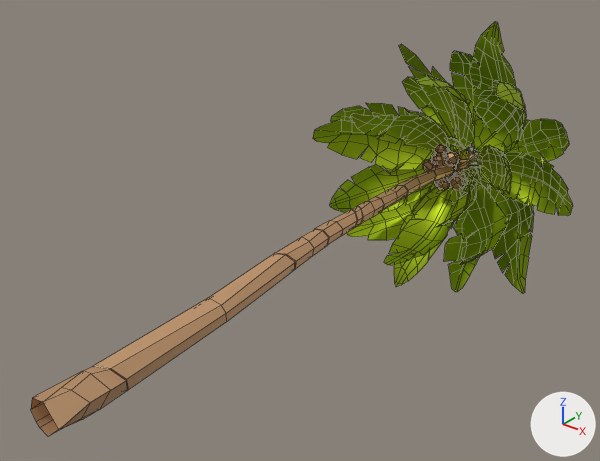
Two versions of the FBX model Assets/Resources/Models/PRIM/VEGETATION/coconut_tree_hard.fbx, one commit apart.
Before and after are seen from a 50 mm camera at (4.67, -2.84, 3.79) aimed at (-0.21, 3.26, 0.01). Arrows for +X, +Y and +Z are at lower right; the lights stay in place. Mesh edges are drawn as thin lines.

In view in the first picture: 'export_coconut_tree'.
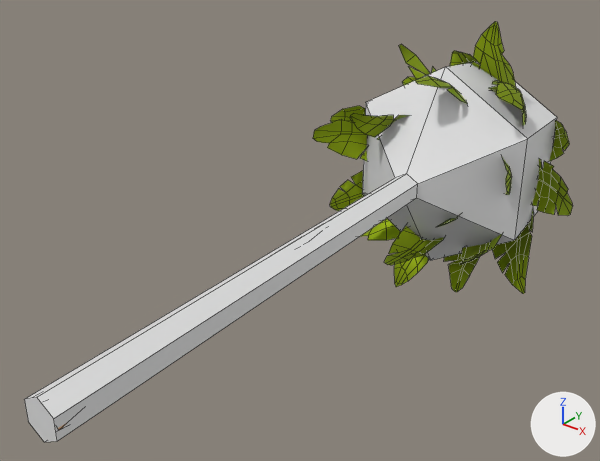
Boxes (x1, y1, x2, y2) around the edits, measured in the pictures (600 x 461 px):
'c_coconut_tree_hard', added: after (24, 62, 557, 442)
'export_coconut_tree', unchanged, covered by the edit: before (31, 21, 573, 436); after (58, 21, 573, 430)

What changed in the scene script:
```text
Add me_c_coconut_tree_hard:
    me_c_coconut_tree_hard.from_pydata(...)  # 24 vertices, 20 faces; spans x -1.05..1.14, y -0.02..6.85, z -1.23..1.29
Add ob_c_coconut_tree_hard:
    ob_c_coconut_tree_hard = bpy.data.objects.new('c_coconut_tree_hard', me_c_coconut_tree_hard)
    ob_c_coconut_tree_hard.location = (0.0, 0.0, 0.0)
```
